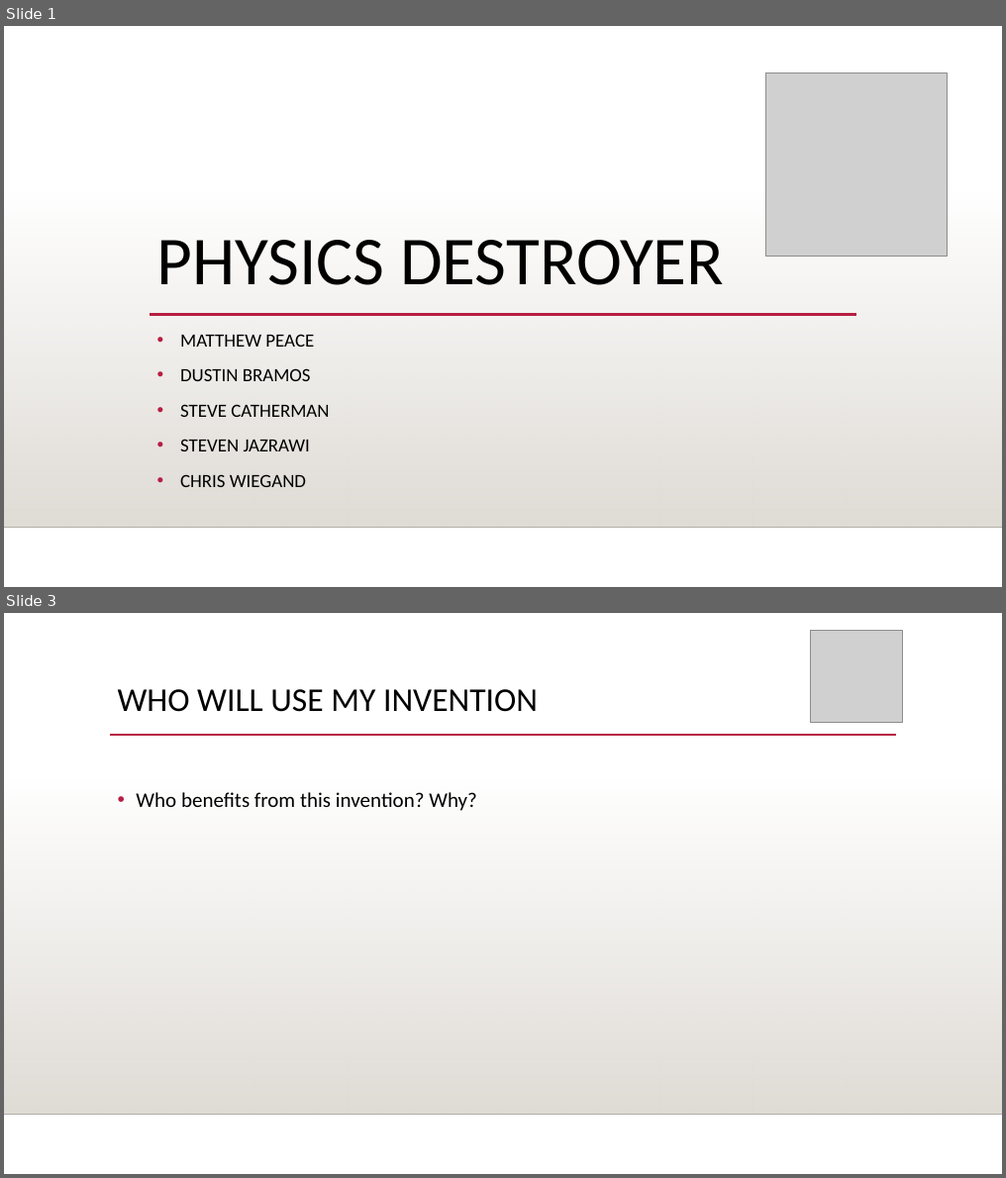
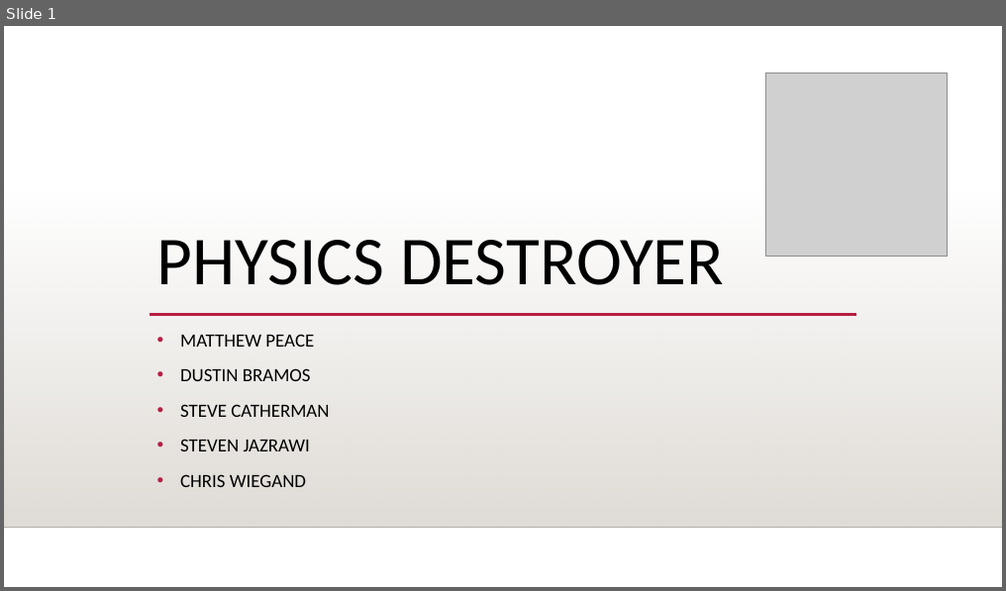
Before and after one commit to stevecatherman/sophmoreProj, a slide deck: Documents/Sprint1Presentation.pptx. Shown one above the other, each under a label of ours: slides 1 and 3 before the commit, slide 1 after it; the slides between them are not shown. The pictures are 1006x1178 and 1006x591 pixels, drawn with LibreOffice and Linux fonts; fonts in the diff are those of the drawing; grey boxes stand for pictures; background and template pictures are left out. Boxes give left, top, right and bottom in pixels: in the first picture for what was removed or moved away, otherwise in the second. Text is boxed around its words. In the diff, an @@ line names an element or a change of style, - is before the commit and + after.

```diff
--- a/Documents/Sprint1Presentation.pptx
+++ b/Documents/Sprint1Presentation.pptx
@@ slide 3 removed at (4, 613, 1002, 1174), background picture (left out); not listed: 2 template elements that a slide beside it also shows @@
@@ picture removed at (811, 631, 903, 723) @@
@@ title removed at (118, 689, 538, 712) @@
-WHO WILL USE MY INVENTION
@@ line removed from (110, 735) to (896, 735) @@
@@ text removed at (136, 792, 477, 811) @@
-• Who benefits from this invention? Why?
```
Also in this commit, not shown: 5 slides added, 5 other slides removed, 1 other file.
